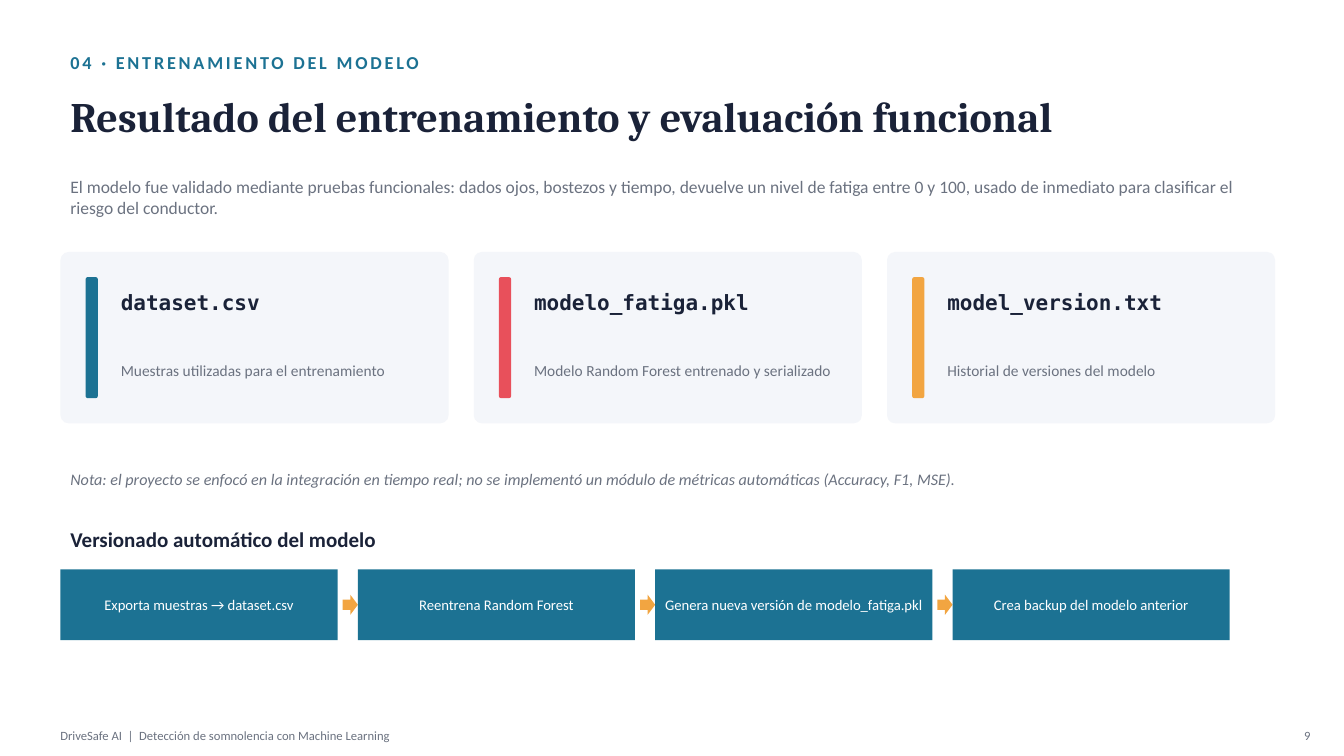
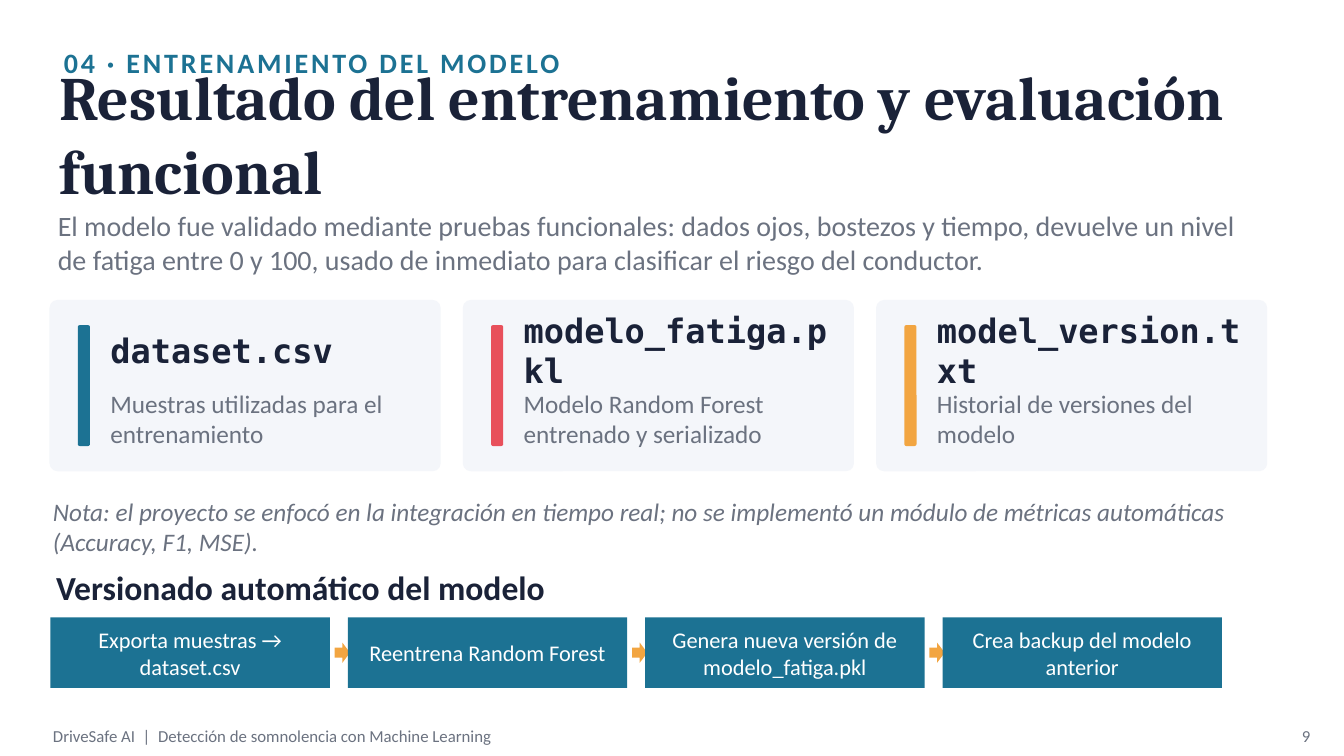
Before and after one commit to nmusnayo/DriveSafeAI, a slide deck: slide 9 of DriveSafeAI_Presentacion.pptx. Drawn at 1344x756 pixels with LibreOffice and Linux fonts; fonts in the diff are those of the drawing. Boxes give left, top, right and bottom in pixels: in the first picture for what was removed or moved away, otherwise in the second. Text is boxed around its words. In the diff, an @@ line names an element or a change of style, - is before the commit and + after.

```diff
--- a/DriveSafeAI_Presentacion.pptx
+++ b/DriveSafeAI_Presentacion.pptx
@@ text "04 · ENTRENAMIENTO DEL MODELO" at (54,42,867,83): size 13 to 20 pt @@
@@ text "Resultado del entrenamiento y evaluación ...": place and size @@
-text "Resultado del entrenamiento y evaluación ..." at (70,102,1052,142)
+text "Resultado del entrenamiento y evaluación ..." at (59,64,1223,195)
@@ text "Resultado del entrenamiento y evaluación ..." at (59,64,1223,195): size 30 to 44 pt @@
@@ text "El modelo fue validado mediante ...": place and size @@
-text "El modelo fue validado mediante ..." at (70,181,1233,217)
+text "El modelo fue validado mediante ..." at (58,216,1234,275)
@@ text "El modelo fue validado mediante ..." at (58,216,1234,275): size 12.5 to 20 pt @@
@@ 6 texts, 6 rounded rectangles, 4 rectangles, 3 right arrows: place and size @@
-6 texts, 6 rounded rectangles, 4 rectangles, 3 right arrows at (60,252,1275,640)
+6 texts, 6 rounded rectangles, 4 rectangles, 3 right arrows at (49,300,1267,689)
@@ size 11 to 18 pt in 3 elements at (110,395,382,443), (524,395,763,447), (937,395,1192,443) @@
@@ text "Nota: el proyecto se enfocó ...": place and size @@
-text "Nota: el proyecto se enfocó ..." at (70,473,955,488)
+text "Nota: el proyecto se enfocó ..." at (53,503,1224,555)
@@ text "Nota: el proyecto se enfocó ..." at (53,503,1224,555): size 11.5 to 18 pt @@
@@ size 15 to 24 pt in 4 elements at (110,337,332,364), (524,315,827,350), (937,315,1240,350), (56,576,545,601) @@
@@ text "Versionado automático del modelo": place and size @@
-text "Versionado automático del modelo" at (70,532,376,547)
+text "Versionado automático del modelo" at (56,576,545,601)
@@ size 10.5 to 16 pt in 4 elements at (50,618,330,689), (348,618,627,689), (645,618,925,689), (943,618,1222,689) @@
@@ text "DriveSafe AI | Detección de ..." at (53,730,491,745): size 9 to 12 pt @@
@@ text "DriveSafe AI | Detección de ...": place and size @@
-text "DriveSafe AI | Detección de ..." at (60,731,390,742)
+text "DriveSafe AI | Detección de ..." at (53,730,491,745)
@@ text "9" at (1302,731,1310,742): size 9 to 12 pt @@
```
Also in this commit, not shown: 16 other slides changed.
